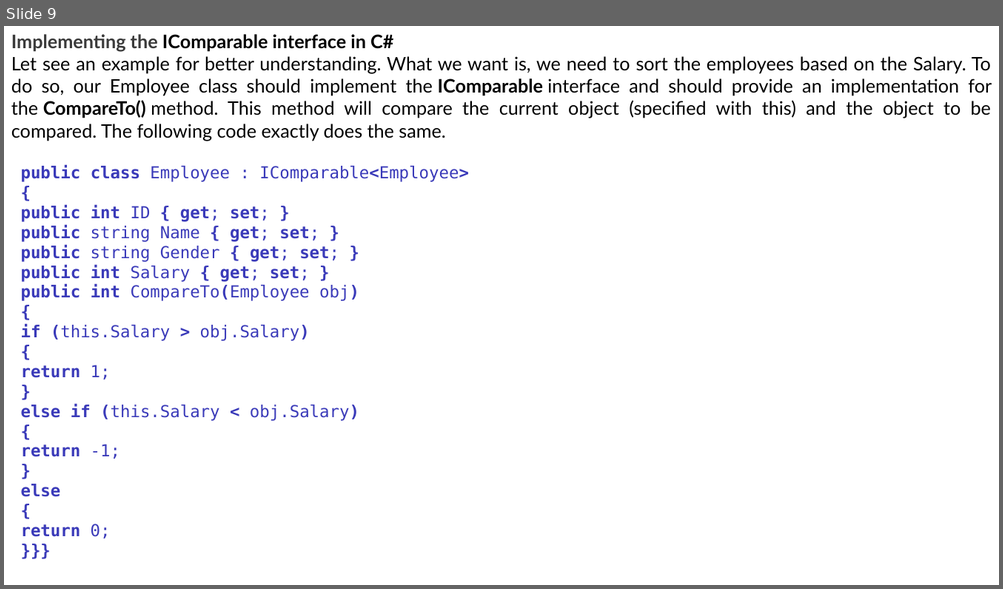
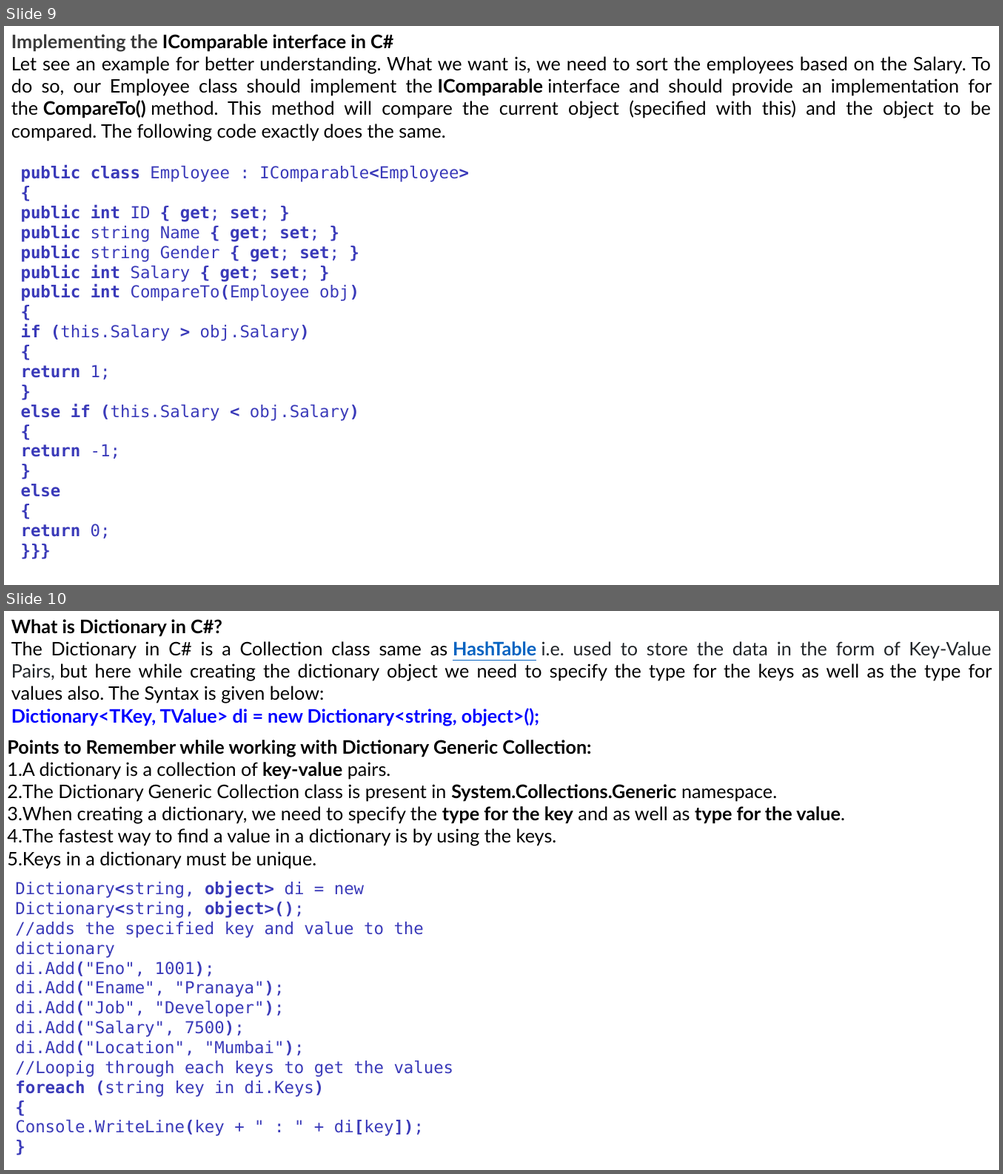
Before and after one commit to ratreraj/Csharpe-Dotnet-Sql-Docs, a slide deck: Collection.pptx. Shown one above the other, each under a label of ours: slide 9 before the commit, slides 9 and 10 after it. The pictures are 1003x589 and 1003x1174 pixels, drawn with LibreOffice and Linux fonts; fonts in the diff are those of the drawing. Boxes give left, top, right and bottom in pixels: in the first picture for what was removed or moved away, otherwise in the second. Text is boxed around its words. In the diff, an @@ line names an element or a change of style, - is before the commit and + after.

```diff
--- a/Collection.pptx
+++ b/Collection.pptx
@@ slide 10 added at [4, 611, 999, 1170], background #FFFFFF @@
@@ text added at [11, 619, 992, 726], 18 pt, text #000000 @@
+What is Dictionary in C#?
+The Dictionary in C# is a Collection class same as HashTable i.e. used to store the data in the form of Key-Value Pairs, but here while creating the dictionary object we need to specify the type for the keys as well as the type for values also. The Syntax is given below:
+Dictionary<TKey, TValue> di = new Dictionary<string, object>();
@@ text added at [7, 740, 845, 869], 18 pt, text #000000 @@
+Points to Remember while working with Dictionary Generic Collection:
+1. A dictionary is a collection of key-value pairs.
+2. The Dictionary Generic Collection class is present in System.Collections.Generic namespace.
+3. When creating a dictionary, we need to specify the type for the key and as well as type for the value.
+4. The fastest way to find a value in a dictionary is by using the keys.
+5. Keys in a dictionary must be unique.
@@ text added at [15, 881, 454, 1136], 16 pt, text #3A3AB9 @@
+Dictionary<string, object> di = new Dictionary<string, object>();
+//adds the specified key and value to the dictionary
+di.Add("Eno", 1001);
+di.Add("Ename", "Pranaya");
+di.Add("Job", "Developer");
+di.Add("Salary", 7500);
+di.Add("Location", "Mumbai");
+//Loopig through each keys to get the values
+foreach (string key in di.Keys)
+{
+Console.WriteLine(key + " : " + di[key]);
+}
```
Also in this commit, not shown: 2 other slides added, 1 other file.
